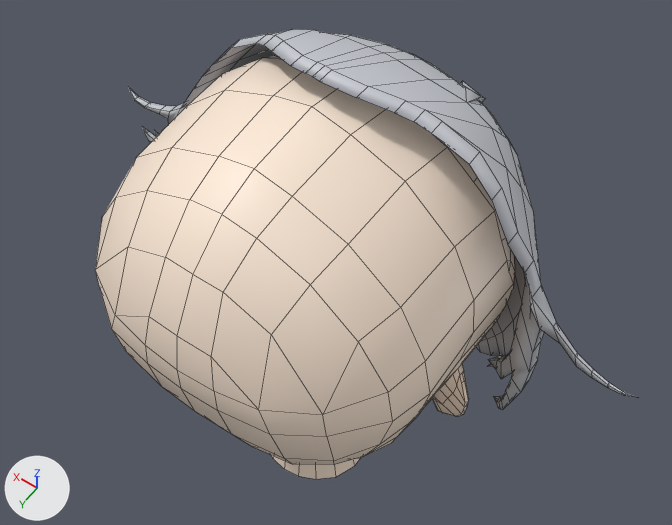
An edit to the Blender file sandbox.blend, drawn before and after from the same camera.
Both versions are drawn from a camera (50 mm lens) standing at (-2.7, 4.86, 6.6) and looking at (-0.1, 1.22, 0.89). Every picture has the same lights, and +X, +Y and +Z are marked at lower left. Mesh edges are drawn as thin lines.

The first picture shows 'kami', 'kao'.
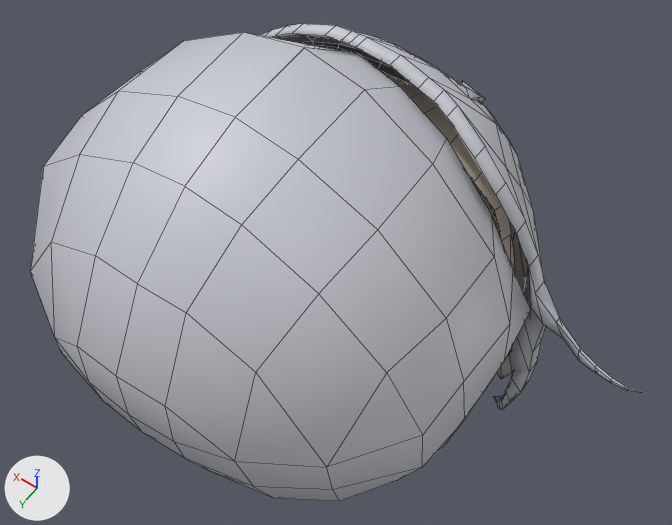
What differs and where, as boxes [x1, y1, x2, y2] in the pictures (672 x 525 px; the box of a moved part takes in the faces that stretch with it):
'kami_ushiro', added
    after: [30, 32, 530, 501]
'kami', reshaped
    before: [128, 29, 639, 410]
    after: [260, 23, 639, 410]
part 1 of me_平面_004, moved or reshaped
    before: [181, 29, 639, 398]
    after: [260, 23, 639, 392]
'kao', unchanged, covered by the edit
    before: [95, 57, 515, 479]
    after: [381, 71, 515, 273]

What changed in the scene script:
```text
Change me_平面_004:
    used by ob_kami; location = (0.0, 0.0, 0.0)
    remove me_平面_004.from_pydata(...)  # 717 vertices, 748 faces, 4 loose edges; spans x -2.52..2.14, y -0.39..1.25, z -0.44..2.69
    add me_平面_004.from_pydata(...)  # 717 vertices, 748 faces, 4 loose edges; spans x -2.52..2.14, y -0.39..1.11, z -0.44..2.69
    me_平面_004 part 1: 78 of 717 vertices moved; they spanned x -2.52..1.45, y 0.47..1.25, z 0.95..2.69 and now span x -2.52..1.45, y 0.37..1.03, z 0.95..2.69; mean shift (0.0, -0.11, 0.0); largest move (0.0, 1.25, 2.69) -> (0.0, 0.85, 2.69)
Add me_平面_002:
    me_平面_002.from_pydata(...)  # 73 vertices, 57 faces; spans x -0.02..1.67, y -2.87..0.59, z 0.81..3.3
    me_平面_002.polygons.foreach_set('use_smooth', [True] * 57)
    me_平面_002.materials.append(mat_kami)  # light grey #c9ccd3
Add ob_kami_ushiro:
    ob_kami_ushiro = bpy.data.objects.new('kami_ushiro', me_平面_002)
    ob_kami_ushiro.location = (0.0, 0.0, 0.18)
    ob_kami_ushiro.rotation_euler = (-1.571, 0.0, 0.0)  # degrees (-90, 0, 0)
    _m = ob_kami_ushiro.modifiers.new('ミラー', 'MIRROR')
```
